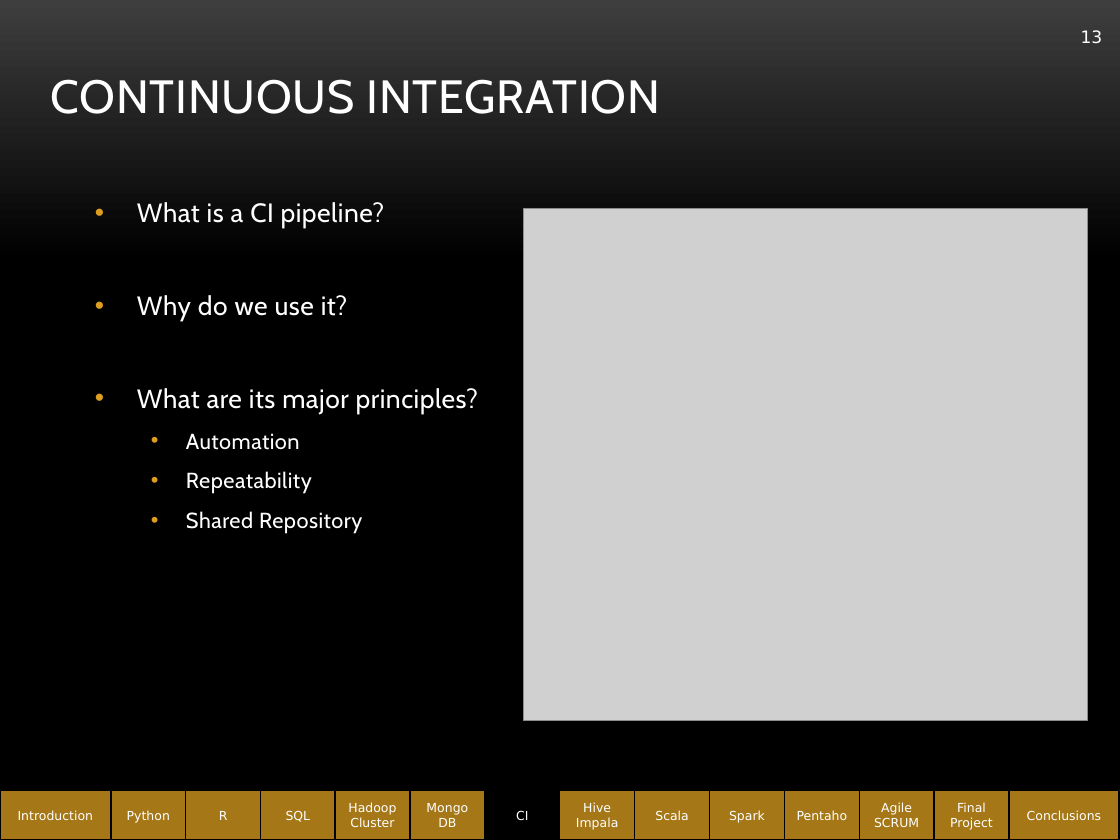
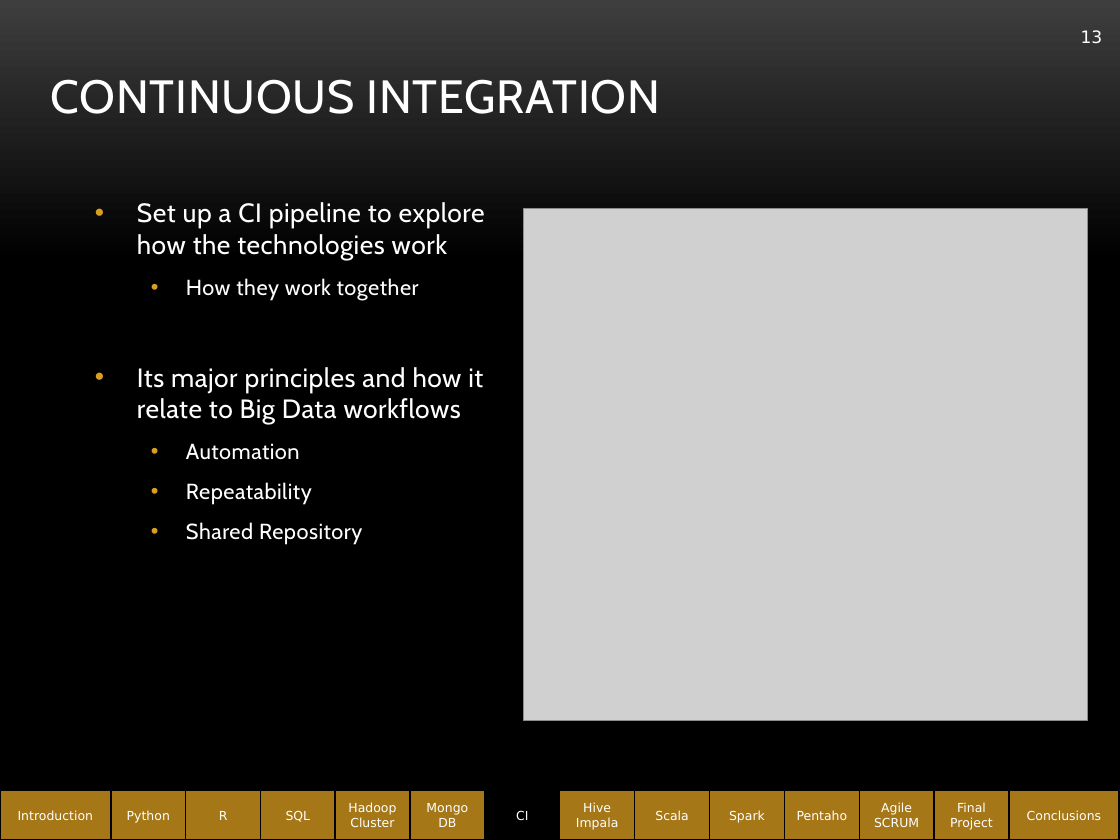
Before and after one commit to abe1ge/teletubbiesQAC, a slide deck: slide 13 of FinalPresentation.pptx. Drawn at 1120x840 pixels with LibreOffice and Linux fonts; fonts in the diff are those of the drawing; grey boxes stand for pictures; background and template pictures are left out. Boxes give left, top, right and bottom in pixels: in the first picture for what was removed or moved away, otherwise in the second. Text is boxed around its words. In the diff, an @@ line names an element or a change of style, - is before the commit and + after.

```diff
--- a/FinalPresentation.pptx
+++ b/FinalPresentation.pptx
@@ text at <box>137,202,485,424</box>: text changed @@
-• What is a CI pipeline?
-• Why do we use it?
-• What are its major principles?
+• Set up a CI pipeline to explore how the technologies work
+  • How they work together
+• Its major principles and how it relate to Big Data workflows
```
Also in this commit, not shown: 16 other slides changed.
